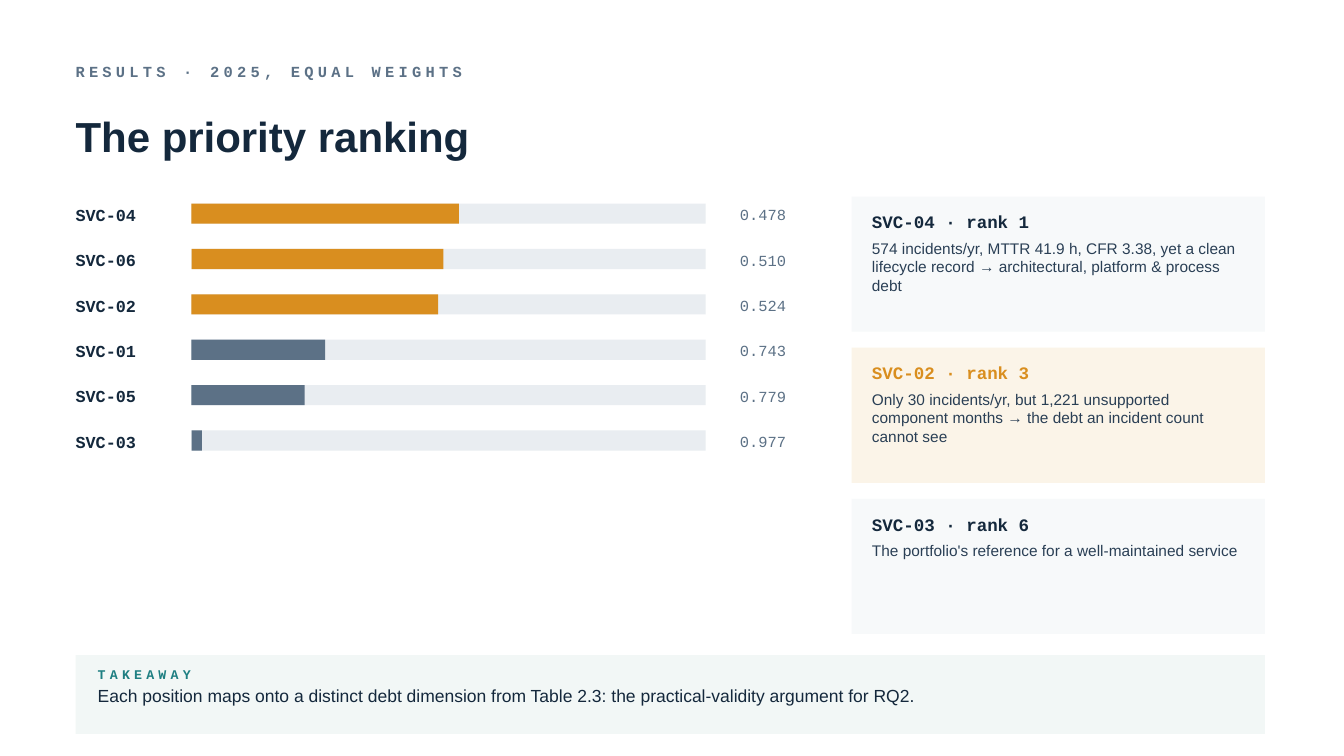
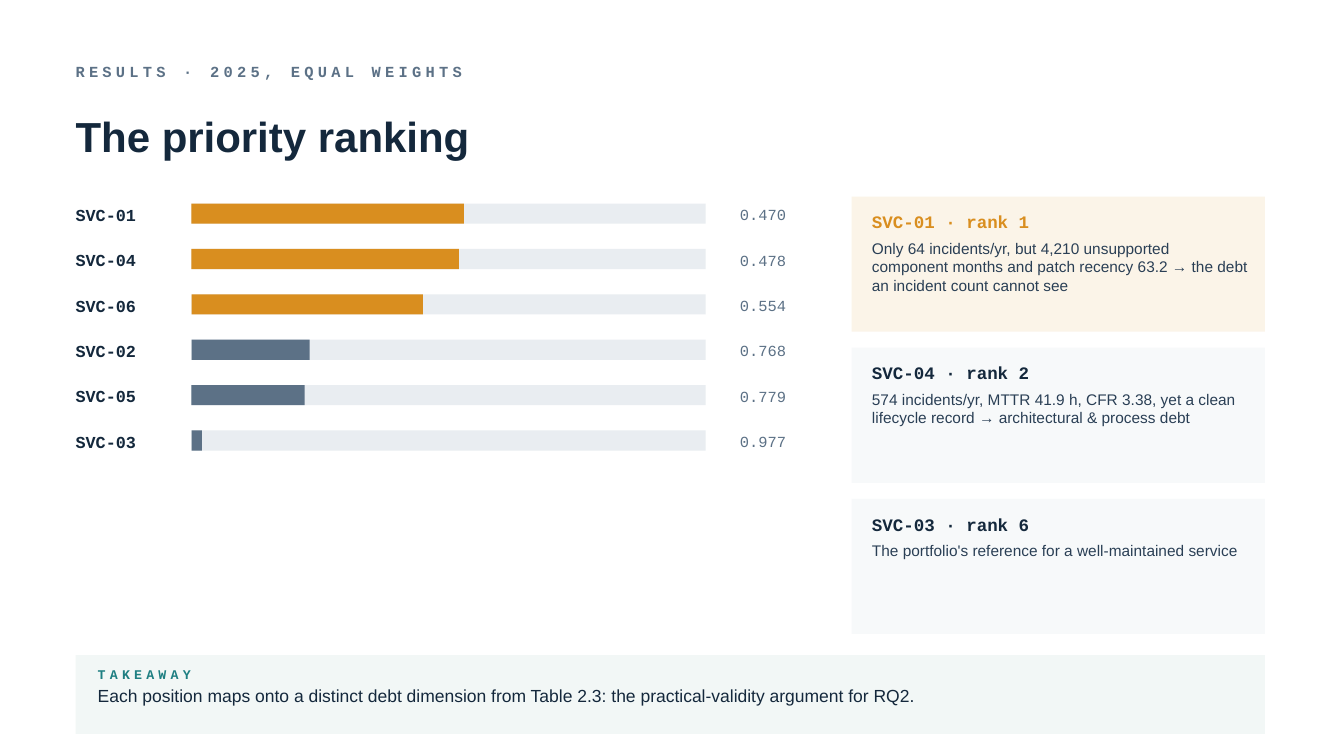
Before and after one commit to TobiZeier/MScProject, a slide deck: slide 7 of presentation/defense.pptx. Drawn at 1344x756 pixels with LibreOffice and Linux fonts; fonts in the diff are those of the drawing. Boxes give left, top, right and bottom in pixels: in the first picture for what was removed or moved away, otherwise in the second. Text is boxed around its words. In the diff, an @@ line names an element or a change of style, - is before the commit and + after.

Commit message:
correcting error in data incl all relevant sections. reducing word count as well

```diff
--- a/presentation/defense.pptx
+++ b/presentation/defense.pptx
@@ text at [76, 209, 136, 221]: text changed @@
-SVC-04
+SVC-01
@@ rectangle: place and size @@
-rectangle at [192, 204, 459, 224]
+rectangle at [192, 204, 464, 224]
@@ rectangle at [852, 197, 1265, 332]: fill #F7F9FA to #FBF4E8 @@
@@ text at [872, 216, 1030, 228]: text changed; text colour #14283C to #D98E1F @@
-SVC-04 · rank 1
+SVC-01 · rank 1
@@ text at [76, 254, 136, 266]: text changed @@
-SVC-06
+SVC-04
@@ rectangle: place and size @@
-rectangle at [192, 249, 444, 269]
+rectangle at [192, 249, 459, 269]
@@ text at [740, 255, 786, 266]: text changed @@
-0.510
+0.478
@@ text at [872, 243, 1247, 291]: text changed @@
-574 incidents/yr, MTTR 41.9 h, CFR 3.38, yet a clean lifecycle record → architectural, platform & process debt
+Only 64 incidents/yr, but 4,210 unsupported component months and patch recency 63.2 → the debt an incident count cannot see
@@ rectangle: place and size @@
-rectangle at [192, 294, 439, 315]
+rectangle at [192, 294, 422, 315]
@@ text at [76, 300, 136, 312]: text changed @@
-SVC-02
+SVC-06
@@ text at [740, 300, 786, 311]: text changed @@
-0.524
+0.554
@@ text at [76, 345, 136, 357]: text changed @@
-SVC-01
+SVC-02
@@ rectangle: place and size @@
-rectangle at [192, 340, 326, 360]
+rectangle at [192, 340, 310, 360]
@@ text at [740, 345, 786, 356]: text changed @@
-0.743
+0.768
@@ rectangle at [852, 348, 1265, 483]: fill #FBF4E8 to #F7F9FA @@
@@ text at [872, 367, 1030, 379]: text changed; text colour #D98E1F to #14283C @@
-SVC-02 · rank 3
+SVC-04 · rank 2
@@ text at [872, 394, 1235, 426]: text changed @@
-Only 30 incidents/yr, but 1,221 unsupported component months → the debt an incident count cannot see
+574 incidents/yr, MTTR 41.9 h, CFR 3.38, yet a clean lifecycle record → architectural & process debt
```
Also in this commit, not shown: 10 other slides changed, 24 other files.
